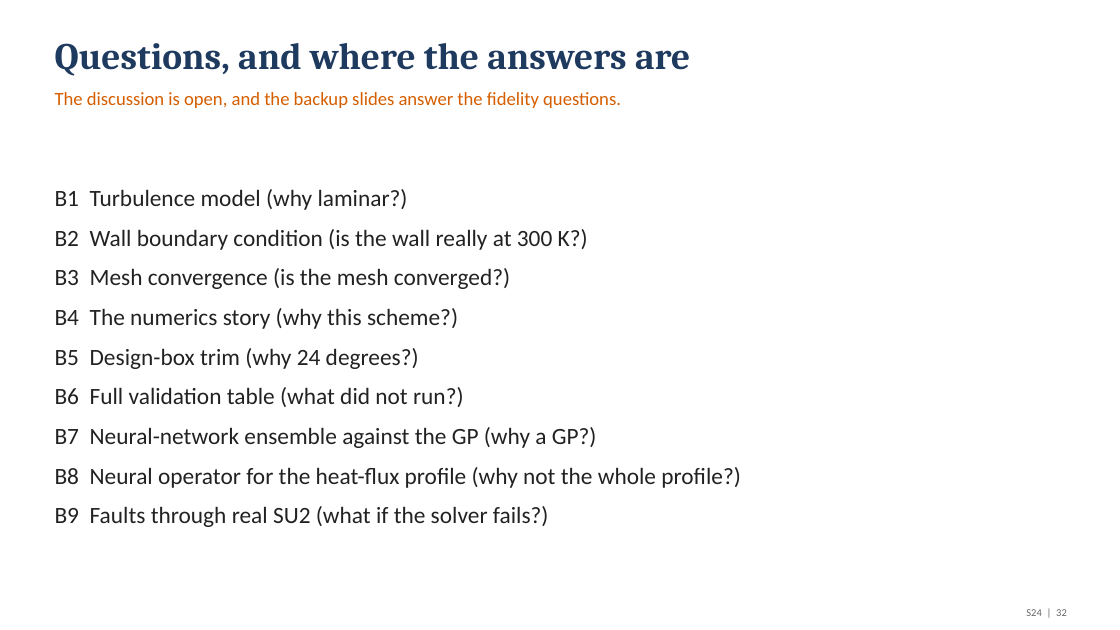
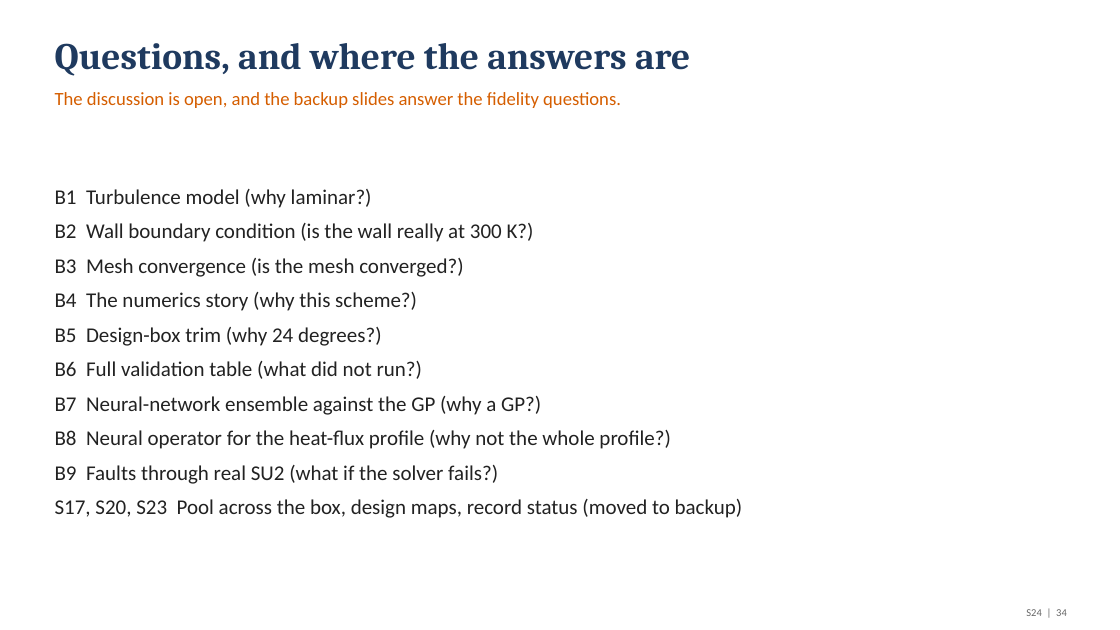
Before and after one commit to emarinhoss/ai-engineering, a slide deck: slide 34 of docs/talk/deck.pptx (slide 32 before the commit). Drawn at 1120x630 pixels with LibreOffice and Linux fonts; fonts in the diff are those of the drawing. Boxes give left, top, right and bottom in pixels: in the first picture for what was removed or moved away, otherwise in the second. Text is boxed around its words. In the diff, an @@ line names an element or a change of style, - is before the commit and + after.

```diff
--- a/docs/talk/deck.pptx
+++ b/docs/talk/deck.pptx
@@ text at bbox=[55, 189, 671, 484]: size 20 to 18 pt in "B1 Turbulence model (why laminar?)", "B2 Wall boundary condition (is the wall ...", "B3 Mesh convergence (is the mesh converged?)", "B4 The numerics story (why this scheme?)" and 5 more places; less space between paragraphs @@
@@ text at bbox=[55, 499, 743, 518]: paragraph added @@
+S17, S20, S23 Pool across the box, design maps, record status (moved to backup)
@@ text at bbox=[1026, 609, 1067, 616]: text changed @@
-S24 | 32
+S24 | 34
```
Also in this commit, not shown: 19 other slides changed, 5 slides added, 6 other files.
